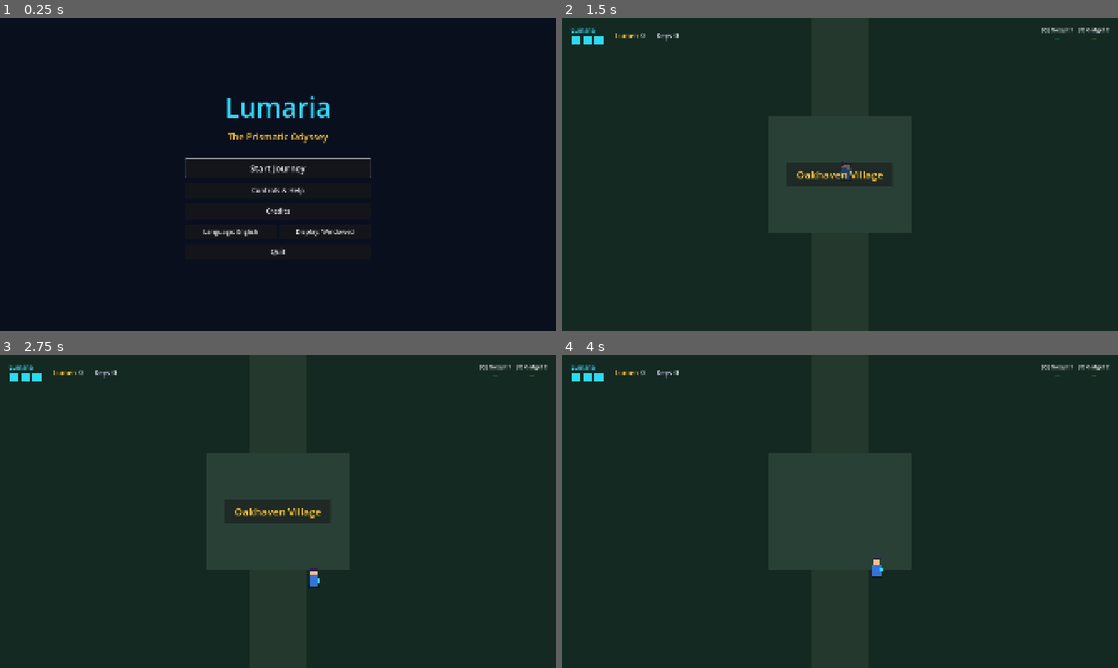
Above: before the commit, frames 1-4 (two rows, left to right).
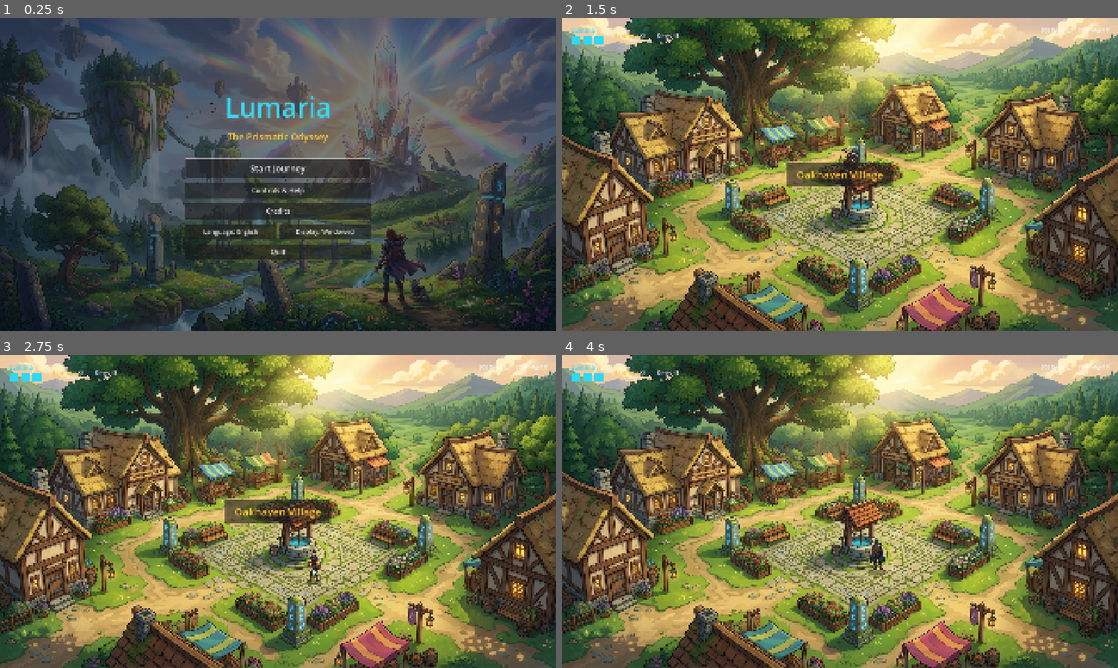
Above: after the commit, the same moments.

Repository: ChobitsChii/games
Game: Godot game, scene res://scenes/main_menu.tscn
Same seed, same stepped clock (60 frames per second), same inputs: the game is played once before the commit and once after it.
Inputs (mouse positions are in pixels of both pictures, inside the frame that each line leads up to):
- Up to frame 1 (0.25 s): no input
- Up to frame 2 (1.5 s): click "Start Journey" at 0.5 s; tap Enter at 1.25 s; move the mouse to (962, 158) at 1.27 s; hold Right (move_right) from 1.28 s (still down); tap Space (attack) at 1.35 s
- Up to frame 3 (2.75 s): tap Shift (roll) at 1.55, 2.1 s; move the mouse to (166, 527) at 2.02 s; release Right (move_right) at 2.03 s; hold Down (move_down) from 2.03 s (still down); right-click (166, 527) at 2.3 s
- Up to frame 4 (4 s): move the mouse to (895, 442) at 2.77 s; release Down (move_down) at 2.78 s; hold Right (move_right) 2.78-3.53 s; hold Right mouse button (shield) 2.78-3.53 s; tap Space (attack) at 3.05, 3.6 s; move the mouse to (812, 574) at 3.52 s; hold Up (move_up) from 3.53 s (still down); tap Shift (roll) at 3.8 s

The runs differ from the first frame. In frame 1, 83% of the frame differs, in the area x 0-100%, y 0-100%; in frame 2, 90%; in frame 3, 90%; in frame 4, 91%.

Commit message:
feat(lumaria): complete milestone M1 (player 4-way animations, motion dynamics, high-res assets & village scene)

Diff:
--- a/lumaria/scenes/entities/player.tscn
+++ b/lumaria/scenes/entities/player.tscn
@@ -1,12 +1,14 @@
-[gd_scene load_steps=4 format=3]
+[gd_scene load_steps=5 format=3]
 
 [ext_resource type="Script" path="res://scripts/entities/player.gd" id="1_player"]
+[ext_resource type="Texture2D" path="res://assets/characters/player/player_down.png" id="2_sprite"]
 
-[sub_resource type="CircleShape2D" id="CircleShape2D_body"]
-radius = 20.0
+[sub_resource type="CapsuleShape2D" id="CapsuleShape2D_body"]
+radius = 24.0
+height = 64.0
 
 [sub_resource type="CircleShape2D" id="CircleShape2D_sword"]
-radius = 32.0
+radius = 48.0
 
 [node name="Player" type="CharacterBody2D"]
 collision_layer = 2
@@ -14,44 +16,23 @@
 script = ExtResource("1_player")
 
 [node name="Shadow" type="ColorRect" parent="."]
-offset_left = -18.0
-offset_top = 8.0
-offset_right = 18.0
-offset_bottom = 22.0
+offset_left = -28.0
+offset_top = -6.0
+offset_right = 28.0
+offset_bottom = 12.0
 color = Color(0, 0, 0, 0.35)
 
 [node name="CollisionShape2D" type="CollisionShape2D" parent="."]
-shape = SubResource("CircleShape2D_body")
+position = Vector2(0, -14)
+shape = SubResource("CapsuleShape2D_body")
 
 [node name="Visuals" type="Node2D" parent="."]
+position = Vector2(0, -52)
 
-[node name="Body" type="ColorRect" parent="Visuals"]
-offset_left = -16.0
-offset_top = -24.0
-offset_right = 16.0
-offset_bottom = 16.0
-color = Color(0.2, 0.45, 0.85, 1)
-
-[node name="Head" type="ColorRect" parent="Visuals"]
-offset_left = -12.0
-offset_top = -42.0
-offset_right = 12.0
-offset_bottom = -22.0
-color = Color(0.95, 0.75, 0.55, 1)
-
-[node name="HairCowl" type="ColorRect" parent="Visuals"]
-offset_left = -14.0
-offset_top = -46.0
-offset_right = 14.0
-offset_bottom = -38.0
-color = Color(0.18, 0.12, 0.28, 1)
-
-[node name="AetherBracer" type="ColorRect" parent="Visuals"]
-offset_left = 12.0
-offset_top = -10.0
-offset_right = 20.0
-offset_bottom = 2.0
-color = Color(0.22, 0.84, 0.96, 1)
+[node name="CharacterSprite" type="Sprite2D" parent="Visuals"]
+unique_name_in_owner = true
+scale = Vector2(0.46, 0.46)
+texture = ExtResource("2_sprite")
 
 [node name="SwordHitbox" type="Area2D" parent="."]
 position = Vector2(0, 36)
--- a/lumaria/scenes/game.tscn
+++ b/lumaria/scenes/game.tscn
@@ -1,6 +1,7 @@
 [gd_scene load_steps=7 format=3]
 
 [ext_resource type="Script" path="res://scripts/game.gd" id="1_game"]
+[ext_resource type="Texture2D" path="res://assets/environments/oakhaven_village.png" id="2_bg"]
 [ext_resource type="PackedScene" path="res://scenes/entities/player.tscn" id="2_player"]
 [ext_resource type="PackedScene" path="res://scenes/ui/hud.tscn" id="3_hud"]
 
@@ -20,23 +21,10 @@
 
 [node name="Environment" type="Node2D" parent="."]
 
-[node name="Ground" type="ColorRect" parent="Environment"]
-offset_right = 1920.0
-offset_bottom = 1080.0
-color = Color(0.08, 0.16, 0.13, 1)
-
-[node name="Path" type="ColorRect" parent="Environment"]
-offset_left = 860.0
-offset_right = 1060.0
-offset_bottom = 1080.0
-color = Color(0.14, 0.22, 0.18, 1)
-
-[node name="TownSquare" type="ColorRect" parent="Environment"]
-offset_left = 710.0
-offset_top = 340.0
-offset_right = 1210.0
-offset_bottom = 740.0
-color = Color(0.16, 0.25, 0.21, 1)
+[node name="VillageBackground" type="Sprite2D" parent="Environment"]
+position = Vector2(960, 540)
+scale = Vector2(1.4, 1.4)
+texture = ExtResource("2_bg")
 
 [node name="Boundaries" type="StaticBody2D" parent="Environment"]
 collision_mask = 0
--- a/lumaria/scenes/main_menu.tscn
+++ b/lumaria/scenes/main_menu.tscn
@@ -1,6 +1,8 @@
 [gd_scene load_steps=2 format=3]
 
 [ext_resource type="Script" path="res://scripts/ui/main_menu.gd" id="1_menu"]
+
+[ext_resource type="Texture2D" path="res://assets/main_menu_bg.png" id="2_bg"]
 
 [node name="MainMenu" type="Control"]
 layout_mode = 3
@@ -11,14 +13,27 @@
 grow_vertical = 2
 script = ExtResource("1_menu")
 
-[node name="Background" type="ColorRect" parent="."]
-layout_mode = 1
-anchors_preset = 15
-anchor_right = 1.0
-anchor_bottom = 1.0
-grow_horizontal = 2
-grow_vertical = 2
-color = Color(0.04, 0.06, 0.12, 1)
+[node name="BackgroundTexture" type="TextureRect" parent="."]
+layout_mode = 1
+anchors_preset = 15
+anchor_right = 1.0
+anchor_bottom = 1.0
+grow_horizontal = 2
+grow_vertical = 2
+mouse_filter = 2
+texture = ExtResource("2_bg")
+expand_mode = 1
+stretch_mode = 6
+
+[node name="BackgroundDim" type="ColorRect" parent="."]
+layout_mode = 1
+anchors_preset = 15
+anchor_right = 1.0
+anchor_bottom = 1.0
+grow_horizontal = 2
+grow_vertical = 2
+mouse_filter = 2
+color = Color(0.04, 0.06, 0.12, 0.55)
 
 [node name="Center" type="CenterContainer" parent="."]
 layout_mode = 1
--- a/lumaria/scripts/entities/player.gd
+++ b/lumaria/scripts/entities/player.gd
@@ -1,8 +1,9 @@
 class_name Player
 extends CharacterBody2D
-## Hauptfigur von Lumaria: Kaelen / Lyra.
-## Unterstützt 8-Wege-Bewegung, 4 Blickrichtungen, Schwertkampf, Ausweichrolle,
-## Schild-Block & Parry sowie Autopilot für Tests.
+## Hauptfigur von Lumaria: Kaelen.
+## Unterstützt 8-Wege-Bewegung, 4-Wege-Richtungstexturen, lebendige Schritt- und
+## Atemanimationen (kein statisches Gleiten!), Ausweichrolle, Schwertangriff,
+## Schildblock & Timing-Parry sowie Autopilot für Tests.
 
 signal attacked()
 signal rolled()
@@ -15,6 +16,12 @@
 const ROLL_DURATION := 0.25
 const ATTACK_DURATION := 0.22
 
+const TEX_DOWN: Texture2D = preload("res://assets/characters/player/player_down.png")
+const TEX_UP: Texture2D = preload("res://assets/characters/player/player_up.png")
+const TEX_RIGHT: Texture2D = preload("res://assets/characters/player/player_right.png")
+const TEX_LEFT: Texture2D = preload("res://assets/characters/player/player_left.png")
+const TEX_ATTACK: Texture2D = preload("res://assets/characters/player/player_attack.png")
+
 var current_state: State = State.IDLE
 var facing_direction: Vector2 = Vector2.DOWN
 var is_invulnerable: bool = false
@@ -22,18 +29,22 @@
 
 var _state_timer: float = 0.0
 var _roll_direction: Vector2 = Vector2.DOWN
+var _step_phase: float = 0.0
+var _idle_phase: float = 0.0
 
 @export var autoplay: bool = false
 var _auto_timer: float = 0.0
 
 @onready var _sword_hitbox: Area2D = $SwordHitbox
 @onready var _visuals: Node2D = $Visuals
+@onready var _sprite: Sprite2D = %CharacterSprite
 @onready var _shadow: ColorRect = $Shadow
 
 
 func _ready() -> void:
 	if _sword_hitbox:
 		_sword_hitbox.monitoring = false
+	_update_texture()
 
 
 func _physics_process(delta: float) -> void:
@@ -49,20 +60,19 @@
 			_process_block(delta)
 
 
-func _process_movement(_delta: float) -> void:
+func _process_movement(delta: float) -> void:
 	var input_vec := Vector2.ZERO
 	if autoplay:
-		_auto_timer += _delta
-		# Autopilot: läuft zyklisch im Kreis und attackiert periodisch
+		_auto_timer += delta
 		var phase: int = int(_auto_timer) % 4
 		match phase:
 			0: input_vec = Vector2.RIGHT
 			1: input_vec = Vector2.DOWN
 			2: input_vec = Vector2.LEFT
 			3: input_vec = Vector2.UP
-		if fmod(_auto_timer, 1.5) < _delta:
+		if fmod(_auto_timer, 1.4) < delta:
 			start_attack()
-		elif fmod(_auto_timer, 2.3) < _delta:
+		elif fmod(_auto_timer, 2.2) < delta:
 			start_roll()
 	else:
 		input_vec = Input.get_vector("move_left", "move_right", "move_up", "move_down")
@@ -73,12 +83,20 @@
 		current_state = State.WALK
 		_update_facing(input_vec)
 
-		# Prozeduraler Neigungswinkel in Laufrichtung
-		_visuals.rotation = clampf(velocity.x * 0.0003, -0.08, 0.08)
+		# Lebendige Schritt-Animation (auf- und abbewegende Schritte synchron zur Geschwindigkeit)
+		_step_phase += delta * (velocity.length() / SPEED) * 14.0
+		_visuals.position.y = -52.0 - absf(sin(_step_phase)) * 6.0
+		_visuals.rotation = sin(_step_phase) * 0.05 + clampf(velocity.x * 0.0003, -0.06, 0.06)
+		_sprite.scale = Vector2(0.46, 0.46)
 	else:
 		velocity = Vector2.ZERO
 		current_state = State.IDLE
-		_visuals.rotation = 0.0
+
+		# Sanfte Atemanimation im Stillstand
+		_idle_phase += delta * 2.8
+		_visuals.position.y = -52.0 + sin(_idle_phase) * 1.5
+		_visuals.rotation = move_toward(_visuals.rotation, 0.0, delta * 3.0)
+		_sprite.scale = Vector2(0.46, 0.46 + sin(_idle_phase) * 0.008)
 
 	move_and_slide()
 
@@ -89,9 +107,28 @@
 	else:
 		facing_direction = Vector2.DOWN if dir.y > 0 else Vector2.UP
 
-	# Schwert-Hitbox in Blickrichtung ausrichten
+	_update_texture()
+
+	# Schwert-Hitbox in Blickrichtung positionieren
 	if _sword_hitbox:
-		_sword_hitbox.position = facing_direction * 36.0
+		_sword_hitbox.position = facing_direction * 42.0
+
+
+func _update_texture() -> void:
+	if current_state == State.ATTACK:
+		_sprite.texture = TEX_ATTACK
+		_sprite.flip_h = (facing_direction == Vector2.LEFT)
+		return
+
+	_sprite.flip_h = false
+	if facing_direction == Vector2.UP:
+		_sprite.texture = TEX_UP
+	elif facing_direction == Vector2.LEFT:
+		_sprite.texture = TEX_LEFT
+	elif facing_direction == Vector2.RIGHT:
+		_sprite.texture = TEX_RIGHT
+	else:
+		_sprite.texture = TEX_DOWN
 
 
 func _process_combat_inputs() -> void:
@@ -110,14 +147,18 @@
 	current_state = State.ATTACK
 	_state_timer = ATTACK_DURATION
 	velocity = Vector2.ZERO
+	_update_texture()
 	if _sword_hitbox:
 		_sword_hitbox.monitoring = true
 	attacked.emit()
 
-	# Optischer Angriffsschwung
+	# Kraftvoller Ausfallschritt nach vorne bei Angriff
+	var attack_lunge := facing_direction * 22.0
 	var tween := create_tween()
-	tween.tween_property(_visuals, "scale", Vector2(1.2, 0.85), 0.08)
-	tween.tween_property(_visuals, "scale", Vector2(1.0, 1.0), 0.12)
+	tween.tween_property(_visuals, "position", Vector2(attack_lunge.x, -52.0 + attack_lunge.y), 0.08)
+	tween.parallel().tween_property(_sprite, "scale", Vector2(0.52, 0.44), 0.08)
+	tween.tween_property(_visuals, "position", Vector2(0, -52.0), 0.12)
+	tween.parallel().tween_property(_sprite, "scale", Vector2(0.46, 0.46), 0.12)
 
 
 func _process_attack(delta: float) -> void:
@@ -126,6 +167,7 @@
 		if _sword_hitbox:
 			_sword_hitbox.monitoring = false
 		current_state = State.IDLE
+		_update_texture()
 
 
 func start_roll() -> void:
@@ -136,10 +178,12 @@
 	is_invulnerable = true
 	rolled.emit()
 
-	# Visueller Roll-Squash
+	# Ausweichrolle: 360-Grad-Drehung und dynamisches Verkleinern
+	var roll_sign: float = -1.0 if _roll_direction.x < 0 else 1.0
 	var tween := create_tween()
-	tween.tween_property(_visuals, "scale", Vector2(0.7, 0.7), 0.1)
-	tween.tween_property(_visuals, "scale", Vector2(1.0, 1.0), 0.15)
+	tween.tween_property(_visuals, "rotation", roll_sign * TAU, ROLL_DURATION)
+	tween.parallel().tween_property(_sprite, "scale", Vector2(0.36, 0.36), ROLL_DURATION * 0.5)
+	tween.tween_property(_sprite, "scale", Vector2(0.46, 0.46), ROLL_DURATION * 0.5)
 
 
 func _process_roll(delta: float) -> void:
@@ -148,21 +192,26 @@
 	if _state_timer <= 0.0:
 		is_invulnerable = false
 		current_state = State.IDLE
+		_visuals.rotation = 0.0
+		_update_texture()
 
 
 func start_block() -> void:
 	current_state = State.BLOCK
 	block_hold_time = 0.0
 	velocity = Vector2.ZERO
+	_visuals.position.y = -46.0 # Defensivhaltung
 
 
 func _process_block(delta: float) -> void:
 	block_hold_time += delta
 	if not autoplay and not Input.is_action_pressed("shield"):
 		current_state = State.IDLE
+		_visuals.position.y = -52.0
 		return
-	if autoplay and block_hold_time > 0.4:
-		current_state = State.IDLE
+	if autoplay and block_hold_time > 0.35:
+		current_state = State.IDLE
+		_visuals.position.y = -52.0
 
 
 func take_hit(incoming_damage: int, attacker_pos: Vector2) -> Dictionary:
@@ -174,7 +223,7 @@
 
 	if resolution["parried"]:
 		defended.emit(true)
-		EventBus.player_healed.emit(12, 12) # Visuelles Signal
+		EventBus.player_healed.emit(12, 12)
 		return resolution
 
 	if resolution["blocked"]:
@@ -183,7 +232,6 @@
 		move_and_slide()
 		return resolution
 
-	# Nicht geblockter Treffer: Rückstoß & Schaden
 	velocity = CombatCalculator.calculate_knockback(attacker_pos, global_position, 320.0)
 	move_and_slide()
 	return resolution
Binary file added: lumaria/assets/characters/player/player_attack.png
Not shown, added: lumaria/assets/characters/player/player_attack.png.import
Binary file added: lumaria/assets/characters/player/player_down.png
Not shown, added: lumaria/assets/characters/player/player_down.png.import
Binary file added: lumaria/assets/characters/player/player_left.png
Not shown, added: lumaria/assets/characters/player/player_left.png.import
Binary file added: lumaria/assets/characters/player/player_right.png
Not shown, added: lumaria/assets/characters/player/player_right.png.import
Binary file added: lumaria/assets/characters/player/player_up.png
Not shown, added: lumaria/assets/characters/player/player_up.png.import
Binary file added: lumaria/assets/environments/oakhaven_village.png
Not shown, added: lumaria/assets/environments/oakhaven_village.png.import
(and 8 more such lines)
